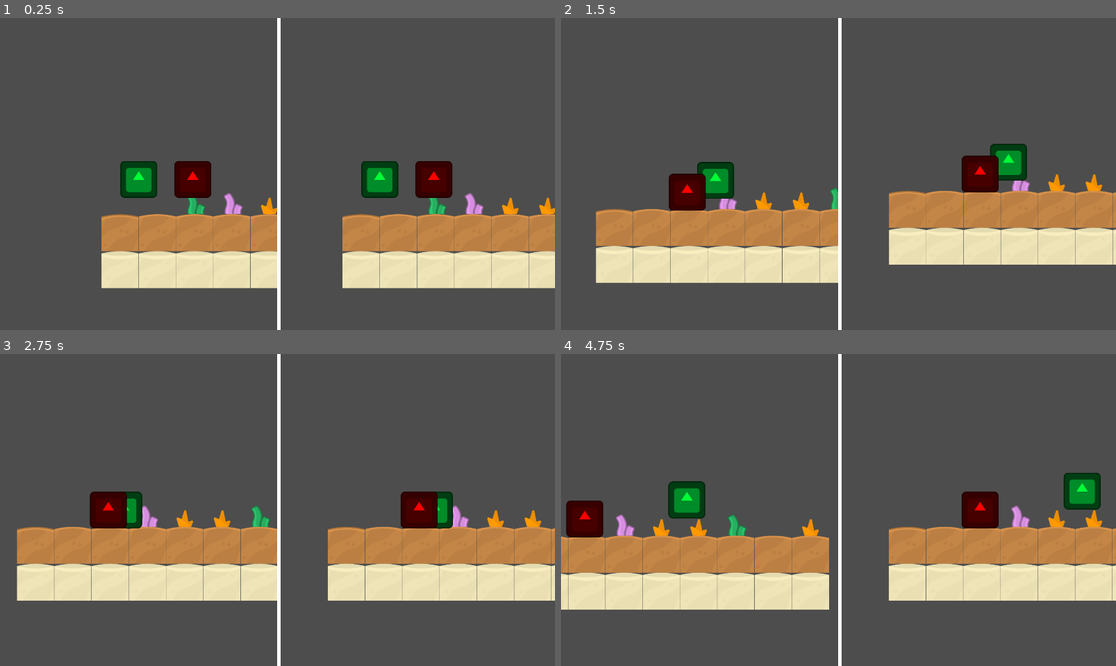
Above: before the commit, frames 1-4 (two rows, left to right).
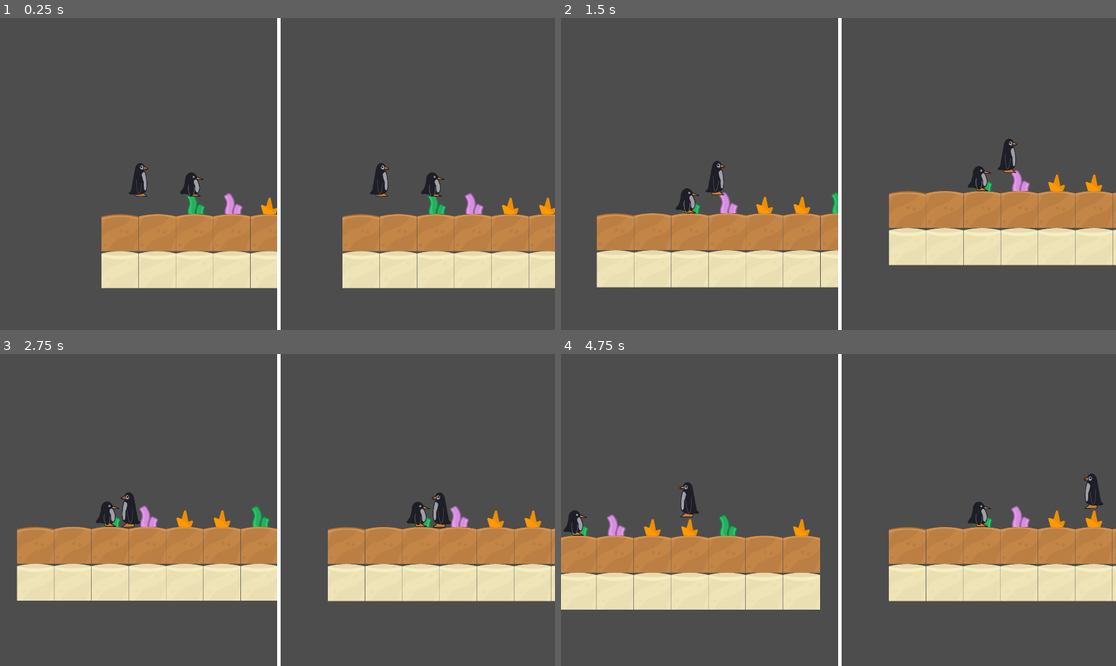
Above: after the commit, the same moments.

Repository: Shreyashz/couch-coop
Game: Godot game, scene res://Level/gameViewLevel.tscn
The game is run twice, just before and just after one commit, with the same random seed, the same clock (stepped at 60 frames per second) and the same inputs. The project has no main scene, so this scene is started directly. The engine's default icon, where the game draws it, is replaced by a stand-in: a white triangle on a blue panel in a dark square.
Inputs:
- Up to frame 1 (0.25 s): no input
- Up to frame 2 (1.5 s): hold D (p1_move_right) from 0.53 s (still down); tap E (p1_interact) at 0.6, 1.35 s; tap Q (p1_jump) at 0.77 s
- Up to frame 3 (2.75 s): tap Q (p1_jump) at 1.52 s; release D (p1_move_right) at 2.03 s; hold A (p1_move_left) from 2.03 s (still down); tap E (p1_interact) at 2.1 s
- Up to frame 4 (4.75 s): release A (p1_move_left) at 2.78 s; hold D (p1_move_right) 2.78-4.28 s; tap E (p1_interact) at 2.85, 3.6, 4.35 s; tap Q (p1_jump) at 3.02, 3.77, 4.52 s; hold A (p1_move_left) from 4.28 s (still down)

The runs differ from the first frame. In frame 1, 3.1% of the frame differs, in the area x 21-82%, y 45-58%; in frame 2, 5.8%, in the area x 6-100%, y 38-87%; in frame 3, 2.5%; in frame 4, 5.4%.

Commit message:
Added animationSequance for both players

Diff:
--- a/Level/Test.tscn
+++ b/Level/Test.tscn
@@ -15,10 +15,12 @@
 tile_map_data = PackedByteArray("AAD//wAAAAACAAAAAAAAAAAAAAACAAEAAAABAAAAAAACAAEAAAACAAAAAAACAAEAAAADAAAAAAACAAEAAAAEAA …(304 unchanged characters)…
 tile_set = ExtResource("3_2lno3")
 
-[node name="p1_player_body" parent="." instance=ExtResource("1_u4hcw")]
+[node name="p1_player_body" parent="." node_paths=PackedStringArray("curr_scene") instance=ExtResource("1_u4hcw")]
+curr_scene = NodePath("..")
 
-[node name="p2_player_body" parent="." instance=ExtResource("2_qn4jw")]
+[node name="p2_player_body" parent="." node_paths=PackedStringArray("curr_scene") instance=ExtResource("2_qn4jw")]
 position = Vector2(187, 0)
+curr_scene = NodePath("..")
 
 [node name="StaticBody2D" type="StaticBody2D" parent="."]
 collision_mask = 4
--- a/Prefab/Player1.tscn
+++ b/Prefab/Player1.tscn
@@ -1,21 +1,70 @@
-[gd_scene load_steps=5 format=3 uid="uid://dku4duhlsp7o0"]
+[gd_scene load_steps=8 format=3 uid="uid://dku4duhlsp7o0"]
 
 [ext_resource type="Script" uid="uid://df2ak3fftj0ug" path="res://Scripts/playerMovement.gd" id="1_4o3m0"]
-[ext_resource type="Texture2D" uid="uid://cfqyfegc3anyj" path="res://icon.svg" id="1_mlmyi"]
 [ext_resource type="Resource" uid="uid://8g05ye4w781h" path="res://Resources/p1_player_control.tres" id="2_77ygc"]
+[ext_resource type="Texture2D" uid="uid://5t3fuj5p4pdq" path="res://Asset/CharacterSheet/platformerPenguinsInOne.png" id="3_fun7e"]
 
-[sub_resource type="RectangleShape2D" id="RectangleShape2D_mlmyi"]
-size = Vector2(126, 116)
+[sub_resource type="CapsuleShape2D" id="CapsuleShape2D_77ygc"]
+radius = 28.0
+height = 116.0
 
-[node name="p1_player_body" type="CharacterBody2D"]
+[sub_resource type="Animation" id="Animation_n820l"]
+resource_name = "penguinWalk"
+loop_mode = 1
+tracks/0/type = "value"
+tracks/0/imported = false
+tracks/0/enabled = true
+tracks/0/path = NodePath("playerBody_Sprite:region_rect")
+tracks/0/interp = 1
+tracks/0/loop_wrap = false
+tracks/0/keys = {
+"times": PackedFloat32Array(0, 0.33, 0.66, 1),
+"transitions": PackedFloat32Array(1, 1, 1, 1),
+"update": 1,
+"values": [Rect2(0, 0, 388, 534), Rect2(388, 0, 388, 534), Rect2(776, 0, 388, 534), Rect2(1164, 0, 388, 534)]
+}
+
+[sub_resource type="Animation" id="Animation_77ygc"]
+length = 0.001
+tracks/0/type = "value"
+tracks/0/imported = false
+tracks/0/enabled = true
+tracks/0/path = NodePath("playerBody_Sprite:region_rect")
+tracks/0/interp = 1
+tracks/0/loop_wrap = true
+tracks/0/keys = {
+"times": PackedFloat32Array(0),
+"transitions": PackedFloat32Array(1),
+"update": 0,
+"values": [Rect2(0, 0, 388, 534)]
+}
+
+[sub_resource type="AnimationLibrary" id="AnimationLibrary_ndn3r"]
+_data = {
+&"RESET": SubResource("Animation_77ygc"),
+&"penguinWalk": SubResource("Animation_n820l")
+}
+
+[node name="p1_player_body" type="CharacterBody2D" node_paths=PackedStringArray("spriteControl")]
 collision_layer = 4
-collision_mask = 3
+collision_mask = 7
 script = ExtResource("1_4o3m0")
 controls = ExtResource("2_77ygc")
+spriteControl = NodePath("playerBody_Sprite")
+metadata/playerIndex = 0
 
 [node name="playerBody_Collision" type="CollisionShape2D" parent="."]
-shape = SubResource("RectangleShape2D_mlmyi")
+shape = SubResource("CapsuleShape2D_77ygc")
+
+[node name="AnimationPlayer" type="AnimationPlayer" parent="."]
+libraries = {
+&"": SubResource("AnimationLibrary_ndn3r")
+}
+autoplay = "penguinWalk"
 
 [node name="playerBody_Sprite" type="Sprite2D" parent="."]
-self_modulate = Color(0, 1, 0.216667, 1)
-texture = ExtResource("1_mlmyi")
+position = Vector2(4.20499, -10)
+scale = Vector2(0.297912, 0.29684)
+texture = ExtResource("3_fun7e")
+region_enabled = true
+region_rect = Rect2(0, 0, 388, 534)
--- a/Prefab/Player2.tscn
+++ b/Prefab/Player2.tscn
@@ -1,21 +1,71 @@
-[gd_scene load_steps=5 format=3 uid="uid://dw5wft6rfnxan"]
+[gd_scene load_steps=8 format=3 uid="uid://dw5wft6rfnxan"]
 
 [ext_resource type="Script" uid="uid://df2ak3fftj0ug" path="res://Scripts/playerMovement.gd" id="1_x7emr"]
-[ext_resource type="Texture2D" uid="uid://cfqyfegc3anyj" path="res://icon.svg" id="2_cah3m"]
 [ext_resource type="Resource" uid="uid://xu07y7nnc2mh" path="res://Resources/p2_player_control.tres" id="2_iuxfw"]
+[ext_resource type="Texture2D" uid="uid://87wgbehjj304" path="res://Asset/CharacterSheet/Peng_2 platformerPenguinsInOne.png" id="3_cah3m"]
 
-[sub_resource type="RectangleShape2D" id="RectangleShape2D_mlmyi"]
-size = Vector2(126, 116)
+[sub_resource type="CapsuleShape2D" id="CapsuleShape2D_cah3m"]
+radius = 41.0
+height = 88.0
 
-[node name="p2_player_body" type="CharacterBody2D"]
+[sub_resource type="Animation" id="Animation_n820l"]
+resource_name = "penguinWalk"
+loop_mode = 1
+tracks/0/type = "value"
+tracks/0/imported = false
+tracks/0/enabled = true
+tracks/0/path = NodePath("playerBody_Sprite:region_rect")
+tracks/0/interp = 1
+tracks/0/loop_wrap = false
+tracks/0/keys = {
+"times": PackedFloat32Array(0, 0.33, 0.66, 1),
+"transitions": PackedFloat32Array(1, 1, 1, 1),
+"update": 1,
+"values": [Rect2(0, 0, 388, 534), Rect2(388, 0, 388, 534), Rect2(776, 0, 388, 534), Rect2(1164, 0, 388, 534)]
+}
+
+[sub_resource type="Animation" id="Animation_77ygc"]
+length = 0.001
+tracks/0/type = "value"
+tracks/0/imported = false
+tracks/0/enabled = true
+tracks/0/path = NodePath("playerBody_Sprite:region_rect")
+tracks/0/interp = 1
+tracks/0/loop_wrap = true
+tracks/0/keys = {
+"times": PackedFloat32Array(0),
+"transitions": PackedFloat32Array(1),
+"update": 0,
+"values": [Rect2(0, 0, 388, 534)]
+}
+
+[sub_resource type="AnimationLibrary" id="AnimationLibrary_ndn3r"]
+_data = {
+&"RESET": SubResource("Animation_77ygc"),
+&"penguinWalk": SubResource("Animation_n820l")
+}
+
+[node name="p2_player_body" type="CharacterBody2D" node_paths=PackedStringArray("spriteControl")]
 collision_layer = 4
-collision_mask = 3
+collision_mask = 7
 script = ExtResource("1_x7emr")
 controls = ExtResource("2_iuxfw")
+spriteControl = NodePath("playerBody_Sprite")
+metadata/player_index = 1
 
 [node name="playerBody_Collision" type="CollisionShape2D" parent="."]
-shape = SubResource("RectangleShape2D_mlmyi")
+position = Vector2(0, 15)
+shape = SubResource("CapsuleShape2D_cah3m")
+
+[node name="AnimationPlayer" type="AnimationPlayer" parent="."]
+libraries = {
+&"": SubResource("AnimationLibrary_ndn3r")
+}
+autoplay = "penguinWalk"
 
 [node name="playerBody_Sprite" type="Sprite2D" parent="."]
-self_modulate = Color(1, 0, 0, 1)
-texture = ExtResource("2_cah3m")
+position = Vector2(4.20499, -10)
+scale = Vector2(0.297912, 0.29684)
+texture = ExtResource("3_cah3m")
+region_enabled = true
+region_rect = Rect2(0, 0, 388, 534)
--- a/Scripts/playerMovement.gd
+++ b/Scripts/playerMovement.gd
@@ -1,27 +1,39 @@
 extends CharacterBody2D
 
-@export var curr_scene:Node2D
+@export var curr_scene:Node2D = null
 @export var controls:Resource = null
+@export var spriteControl:Sprite2D = null
 
 const SPEED = 300.0
-const JUMP_VELOCITY = -400.0
+var JUMP_VELOCITY = -400.0
 func ready() -> void:
 	print(curr_scene.name)
-	if curr_scene.has_meta("Level_Type"):
-		match curr_scene.get_meta("Level_Type"):
-			"TopDown":
-				print("A top down Scene")
-			"Platformer":
-				print("A platformer Scene")
+	if has_meta("player_index"):
+		match curr_scene.get_meta("player_index"):
+			0:
+				JUMP_VELOCITY -= 100
+			1:
+				JUMP_VELOCITY = JUMP_VELOCITY + 100
 func apply_gravity(delta):
 	# Add the gravity.
 	if not is_on_floor():
 		velocity += get_gravity() * delta
 
+func _process(delta: float) -> void:
+	if(velocity.x>0):
+		# walking Right
+		spriteControl.flip_h = false
+	elif(velocity.x<0):
+		# walking left
+		spriteControl.flip_h = true
+	else:
+		# IDeal
+		pass
+
 func _physics_process(delta: float) -> void:
 	apply_gravity(delta)
 	# Handle jump.
-	if Input.is_action_just_pressed(controls.jump) and is_on_floor():
+	if (Input.is_action_just_pressed(controls.jump) or Input.is_action_just_pressed(controls.move_up)) and is_on_floor():
 		velocity.y = JUMP_VELOCITY
 
 	# Get the input direction and handle the movement/deceleration.
Binary file added: Asset/CharacterSheet/Peng_2 platformerPenguinsInOne.png
Not shown, added: Asset/CharacterSheet/Peng_2 platformerPenguinsInOne.png.import
Binary file added: Asset/CharacterSheet/platformerPenguinsInOne.png
Not shown, added: Asset/CharacterSheet/platformerPenguinsInOne.png.import
